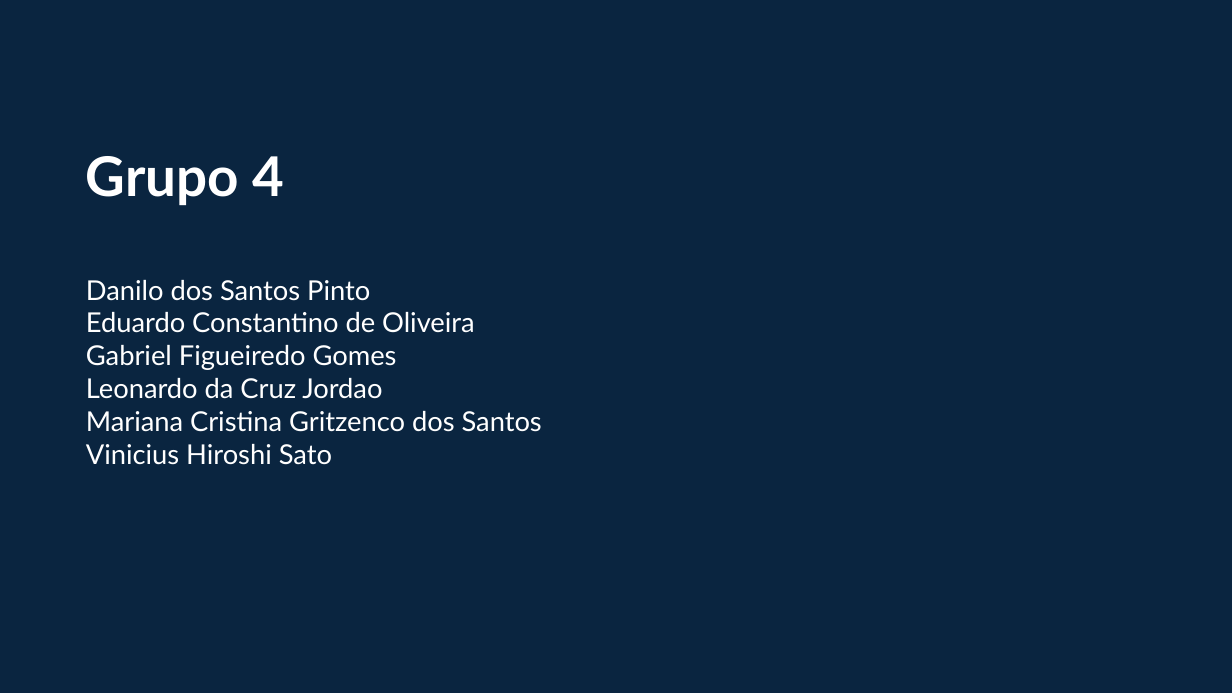
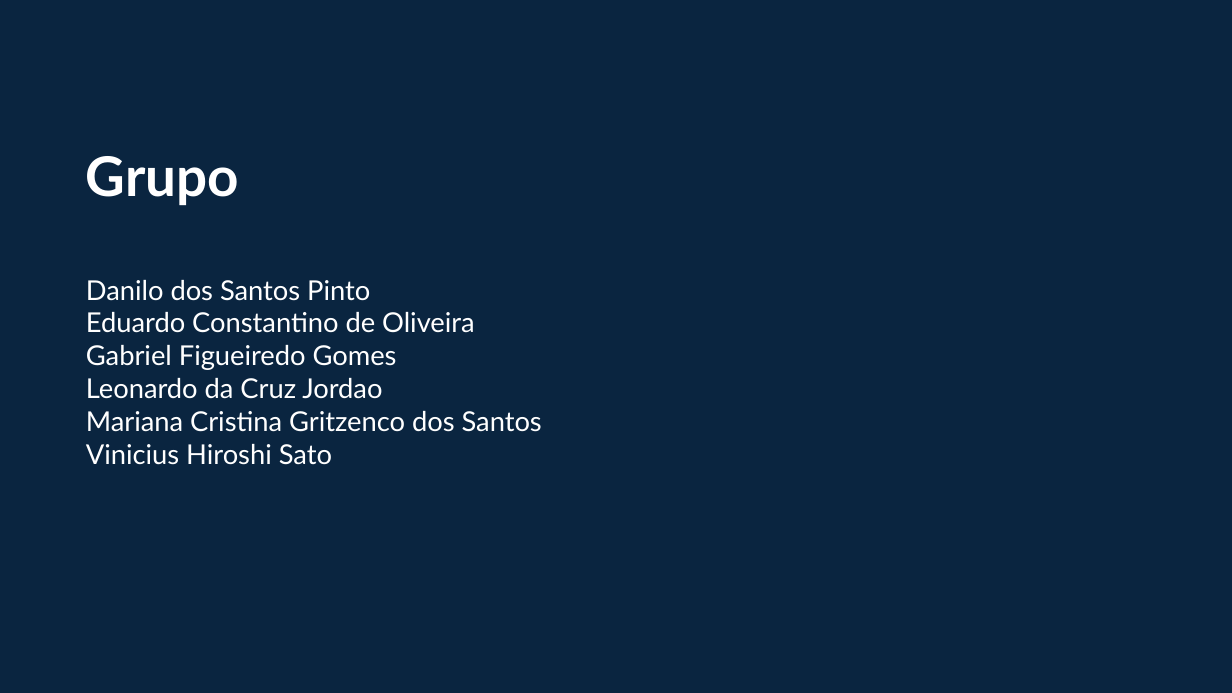
Before and after one commit to EduardoCons/upskilling-alura, a slide deck: slide 1 of Pitch_Painel_Monitoramento_PIX2.pptx. Drawn at 1232x693 pixels with LibreOffice and Linux fonts; fonts in the diff are those of the drawing; background and template pictures are left out. Boxes give left, top, right and bottom in pixels: in the first picture for what was removed or moved away, otherwise in the second. Text is boxed around its words. In the diff, an @@ line names an element or a change of style, - is before the commit and + after.

```diff
--- a/Pitch_Painel_Monitoramento_PIX2.pptx
+++ b/Pitch_Painel_Monitoramento_PIX2.pptx
@@ text at (x1=86, y1=156, x2=239, y2=206): text changed @@
-Grupo 4
+Grupo
```
Also in this commit, not shown: 4 other slides changed.
